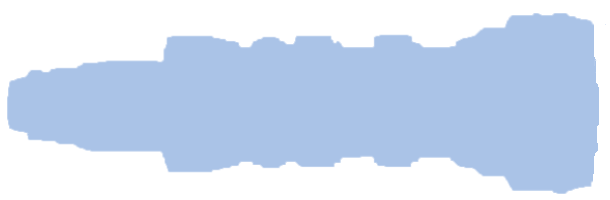
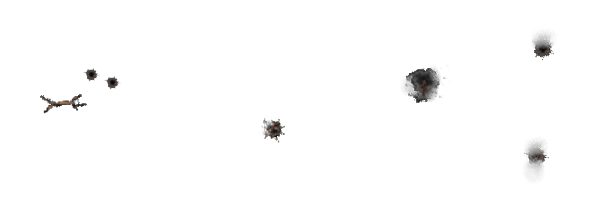
Layers edited between the first and the second 610×200 image:
showed "Damaged 1", painted on it over <box>40,28,558,185</box>
hid "Shield" over <box>7,13,606,194</box>
